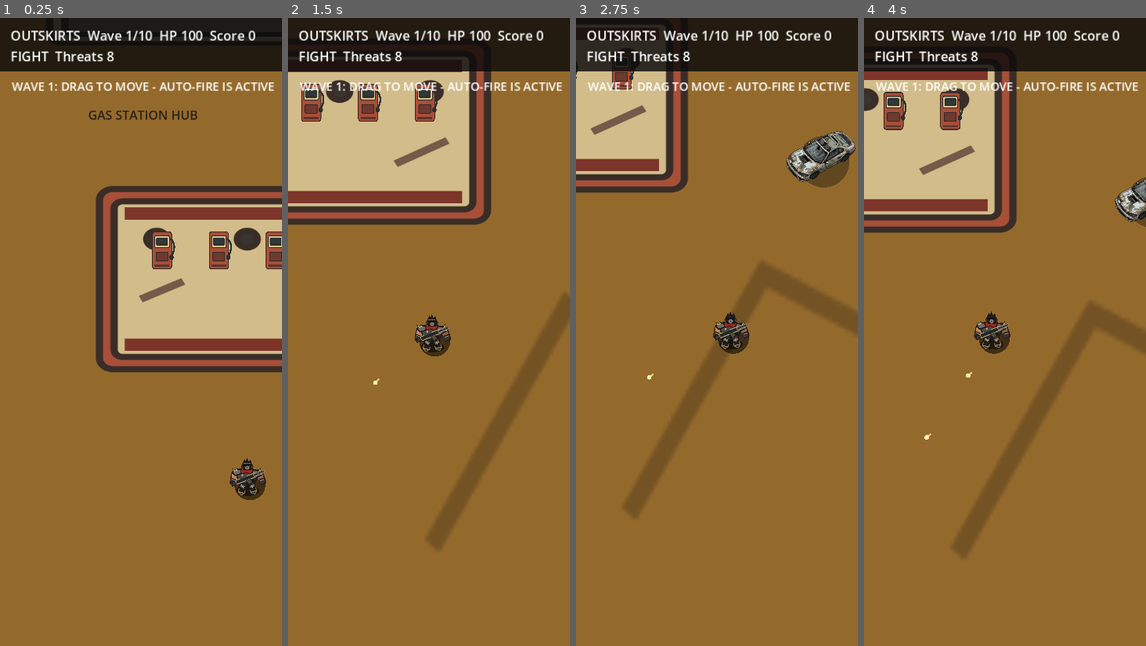
Above: before the commit, frames 1-4 (left to right).
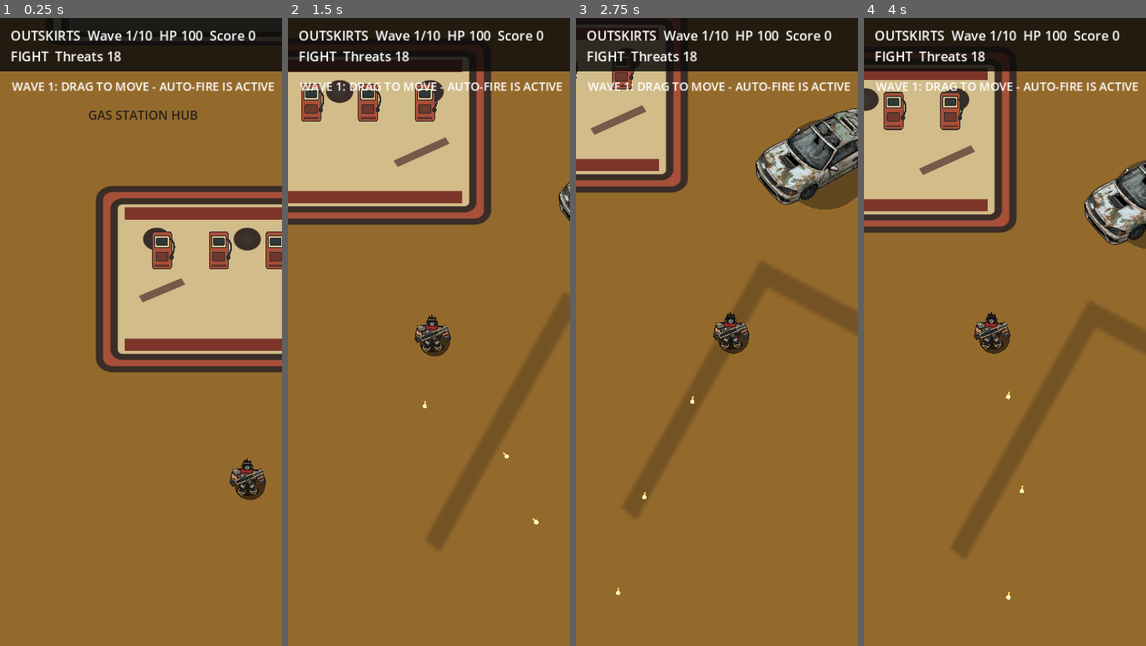
Above: after the commit, the same moments.

Repository: dennypag02/deadshift
Game: Godot game, scene res://scenes/Outskirts.tscn
The game is run twice, just before and just after one commit, with the same random seed, the same clock (stepped at 60 frames per second) and the same inputs.
Inputs (mouse positions are in pixels of both pictures, inside the frame that each line leads up to):
- Up to frame 1 (0.25 s): no input
- Up to frame 2 (1.5 s): tap Enter at 0.5 s; move the mouse to (491, 300) at 0.52 s; hold Right (ui_right) 0.53-1.25 s; click (491, 300) at 0.67 s; drag from (372, 363) to (414, 457) at 1.27 s
- Up to frame 3 (2.75 s): move the mouse to (745, 193) at 2.02 s; hold Right (ui_right) from 2.03 s (still down)
- Up to frame 4 (4 s): release Right (ui_right) at 2.75 s; drag from (990, 457) to (920, 237) at 2.77 s; move the mouse to (1089, 426) at 3.52 s; hold Left (ui_left) from 3.53 s (still down)

The runs differ from the first frame. In frame 1, less than 0.1% of the frame differs, in the area x 37-44%, y 5-7%; in frame 2, 0.3%; in frame 3, 4.1%, in the area x 14-100%, y 5-92%; in frame 4, 2.2%.

Commit message:
Scale vehicles and intensify Outskirts hordes

Diff:
--- a/godot/scripts/outskirts.gd
+++ b/godot/scripts/outskirts.gd
@@ -39,21 +39,26 @@
 const SCRUB_EAST := Vector2(24.0 * TILE, 80)
 const MOTEL_A := Vector2(24.0 * TILE, 15.0 * TILE)
 const MOTEL_B := Vector2(28.0 * TILE, 15.0 * TILE)
+const WEST_MID := Vector2(80, 21.0 * TILE)
+const EAST_MID := Vector2(MAP_SIZE.x - 80, 21.0 * TILE)
+const NORTH_WEST := Vector2(3.5 * TILE, 80)
+const NORTH_EAST := Vector2(28.5 * TILE, 80)
+const SOUTH_CENTER := Vector2(16.0 * TILE, MAP_SIZE.y - 80)
 const PLAYER_START := Vector2(16.0 * TILE, 22.0 * TILE)
 const DINER_HEALTH_POS := Vector2(6.0 * TILE, 14.0 * TILE)
 const NORTH_EXIT := Rect2(14.0 * TILE, 0, 3.0 * TILE, 5.0 * TILE)
 
 var wave_plan := {
-	1: {"shamblers": 8, "runners": 0, "trucker": 0},
-	2: {"shamblers": 12, "runners": 0, "trucker": 0},
-	3: {"shamblers": 15, "runners": 0, "trucker": 0},
-	4: {"shamblers": 18, "runners": 0, "trucker": 0},
-	5: {"shamblers": 12, "runners": 5, "trucker": 0},
-	6: {"shamblers": 14, "runners": 6, "trucker": 0},
-	7: {"shamblers": 18, "runners": 6, "trucker": 0},
-	8: {"shamblers": 20, "runners": 8, "trucker": 0},
-	9: {"shamblers": 24, "runners": 10, "trucker": 0},
-	10: {"shamblers": 28, "runners": 10, "trucker": 1},
+	1: {"shamblers": 18, "runners": 0, "trucker": 0},
+	2: {"shamblers": 28, "runners": 0, "trucker": 0},
+	3: {"shamblers": 36, "runners": 0, "trucker": 0},
+	4: {"shamblers": 42, "runners": 0, "trucker": 0},
+	5: {"shamblers": 36, "runners": 10, "trucker": 0},
+	6: {"shamblers": 42, "runners": 12, "trucker": 0},
+	7: {"shamblers": 50, "runners": 14, "trucker": 0},
+	8: {"shamblers": 58, "runners": 18, "trucker": 0},
+	9: {"shamblers": 68, "runners": 22, "trucker": 0},
+	10: {"shamblers": 78, "runners": 26, "trucker": 1},
 }
 
 var player_pos := PLAYER_START
@@ -282,8 +287,10 @@
 	if wave_active:
 		spawn_clock -= delta
 		if spawn_clock <= 0.0 and wave_spawned < wave_total:
-			_spawn_next_enemy()
-			spawn_clock = maxf(0.30, 1.15 - float(wave) * 0.065)
+			var burst_size := mini(2 + int(wave / 3), wave_total - wave_spawned)
+			for _n in range(burst_size):
+				_spawn_next_enemy()
+			spawn_clock = maxf(0.42, 0.90 - float(wave) * 0.035)
 		if wave_spawned >= wave_total and enemies.is_empty():
 			_finish_wave()
 
@@ -336,17 +343,32 @@
 
 func _pick_spawn_point() -> Vector2:
 	var points: Array[Vector2] = []
+
+	# Wave 1 still teaches the highway threat, but from three lanes instead of one drain.
 	if wave == 1:
-		points = [HIGHWAY_WEST]
+		points = [HIGHWAY_WEST, HIGHWAY_EAST, SOUTH_CENTER]
 	else:
-		points = [HIGHWAY_WEST, HIGHWAY_EAST]
-	if wave >= 4:
+		points = [HIGHWAY_WEST, HIGHWAY_EAST, SOUTH_CENTER, WEST_MID, EAST_MID]
+
+	# From wave 3 onward the open northern scrub becomes an active threat.
+	if wave >= 3:
 		points.append(SCRUB_WEST)
 		points.append(SCRUB_EAST)
-	if wave >= 6 and rng.randf() < 0.34:
+		points.append(NORTH_WEST)
+		points.append(NORTH_EAST)
+
+	# Motel pressure starts on wave 6 and is always part of the active pool.
+	if wave >= 6:
 		points.append(MOTEL_A)
 		points.append(MOTEL_B)
-	return points[rng.randi_range(0, points.size() - 1)]
+
+	var base := points[rng.randi_range(0, points.size() - 1)]
+	# Scatter each spawn so zombies arrive as a loose group rather than a single-file line.
+	var jitter := Vector2(rng.randf_range(-90.0, 90.0), rng.randf_range(-90.0, 90.0))
+	return Vector2(
+		clampf(base.x + jitter.x, 45.0, MAP_SIZE.x - 45.0),
+		clampf(base.y + jitter.y, 45.0, MAP_SIZE.y - 45.0)
+	)
 
 func _update_bullets(delta: float) -> void:
 	for i in range(bullets.size() - 1, -1, -1):
@@ -525,21 +547,25 @@
 
 func _draw_car(texture: Texture2D, center: Vector2, rotation: float, tint: Color) -> void:
 	var texture_size := Vector2(texture.get_size())
-	var scale_factor := 150.0 / maxf(texture_size.x, texture_size.y)
+	var scale_factor := 285.0 / maxf(texture_size.x, texture_size.y)
 	var draw_size := texture_size * scale_factor
-	draw_circle(center + Vector2(7,12), 58, Color(0.05,0.05,0.05,0.38))
+	draw_circle(center + Vector2(10,18), 102, Color(0.05,0.05,0.05,0.38))
 	draw_set_transform(center, rotation, Vector2.ONE)
 	draw_texture_rect(texture, Rect2(-draw_size * 0.5, draw_size), false, tint)
 	draw_set_transform(Vector2.ZERO, 0.0, Vector2.ONE)
 
 func _draw_spawn_markers() -> void:
-	if wave <= 2:
-		_spawn_marker(HIGHWAY_WEST, Color("#e6c04d"))
-		if wave >= 2:
-			_spawn_marker(HIGHWAY_EAST, Color("#e6c04d"))
-	if wave >= 4:
+	_spawn_marker(HIGHWAY_WEST, Color("#e6c04d"))
+	_spawn_marker(HIGHWAY_EAST, Color("#e6c04d"))
+	_spawn_marker(SOUTH_CENTER, Color("#e6c04d"))
+	if wave >= 2:
+		_spawn_marker(WEST_MID, Color("#d98c4d"))
+		_spawn_marker(EAST_MID, Color("#d98c4d"))
+	if wave >= 3:
 		_spawn_marker(SCRUB_WEST, Color("#6ca45a"))
 		_spawn_marker(SCRUB_EAST, Color("#6ca45a"))
+		_spawn_marker(NORTH_WEST, Color("#6ca45a"))
+		_spawn_marker(NORTH_EAST, Color("#6ca45a"))
 	if wave >= 6:
 		_spawn_marker(MOTEL_A, Color("#c84f4f"))
 		_spawn_marker(MOTEL_B, Color("#c84f4f"))
